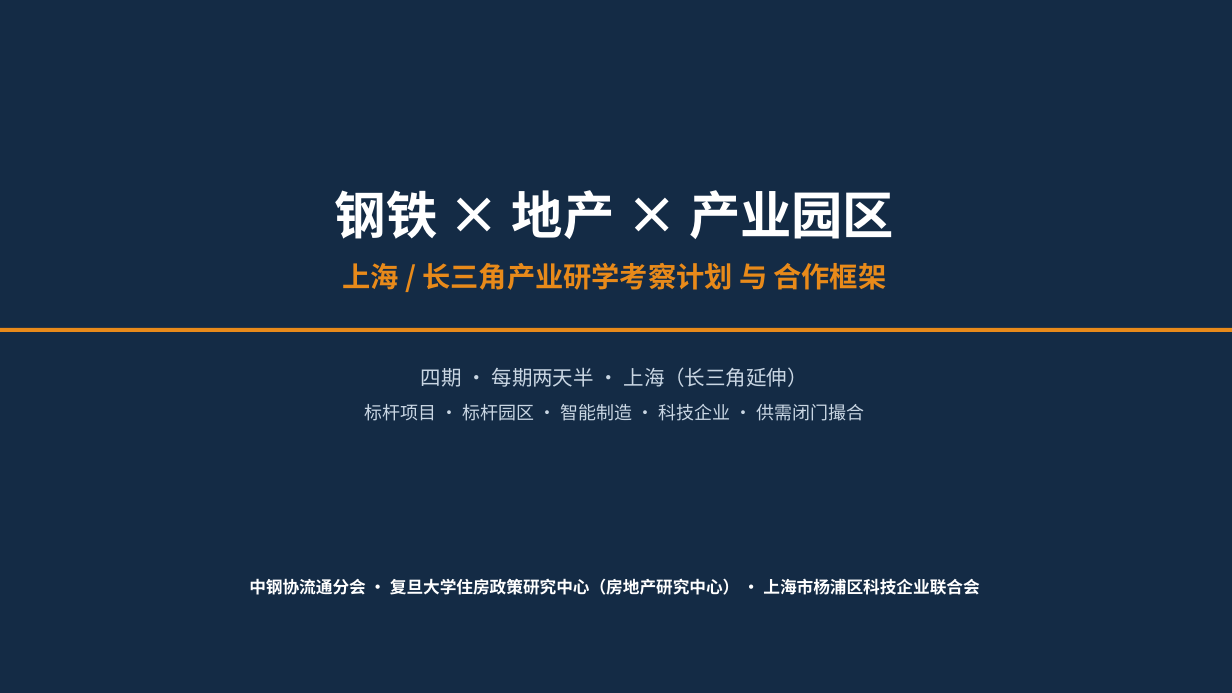
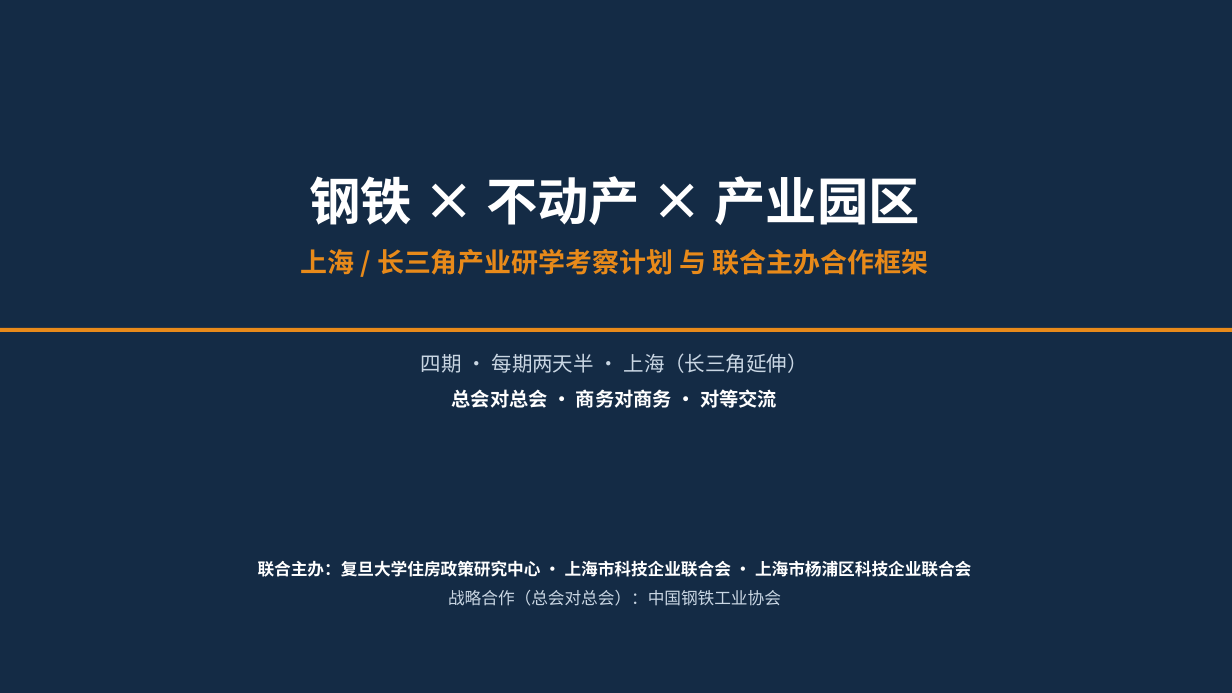
Before and after one commit to hujigang2010-maker/AIDEN, a slide deck: slide 1 of output/中钢协_上海长三角产业研学考察计划与合作框架.pptx. Drawn at 1232x693 pixels with LibreOffice and Linux fonts; fonts in the diff are those of the drawing. Boxes give left, top, right and bottom in pixels: in the first picture for what was removed or moved away, otherwise in the second. Text is boxed around its words. In the diff, an @@ line names an element or a change of style, - is before the commit and + after.

```diff
--- a/output/中钢协_上海长三角产业研学考察计划与合作框架.pptx
+++ b/output/中钢协_上海长三角产业研学考察计划与合作框架.pptx
@@ text at (309,176,920,225): text changed @@
-钢铁 × 地产 × 产业园区
+钢铁 × 不动产 × 产业园区
@@ text at (301,249,929,275): text changed; size 22 to 21 pt @@
-上海 / 长三角产业研学考察计划 与 合作框架
+上海 / 长三角产业研学考察计划 与 联合主办合作框架
@@ text "四期 · 每期两天半 · 上海（长三角延伸）": place and size @@
-text "四期 · 每期两天半 · 上海（长三角延伸）" at (364,367,865,421)
+text "四期 · 每期两天半 · 上海（长三角延伸）" at (421,353,808,408)
@@ text at (452,389,777,408): text changed; size 14 to 15 pt; text colour #C9D6E3 to #FFFFFF; bold on @@
-标杆项目 · 标杆园区 · 智能制造 · 科技企业 · 供需闭门撮合
+总会对总会 · 商务对商务 · 对等交流
@@ text at (258,560,971,606): text changed @@
-中钢协流通分会 · 复旦大学住房政策研究中心（房地产研究中心） · 上海市杨浦区科技企业联合会
+联合主办：复旦大学住房政策研究中心 · 上海市科技企业联合会 · 上海市杨浦区科技企业联合会
+战略合作（总会对总会）：中国钢铁工业协会
```
Also in this commit, not shown: 7 other slides changed, 8 slides added, 4 slides removed, 5 other files.
